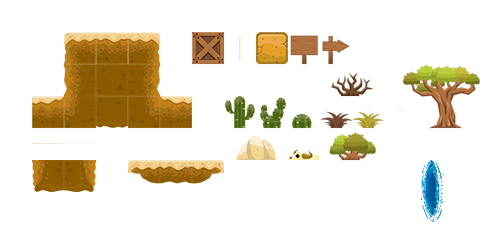
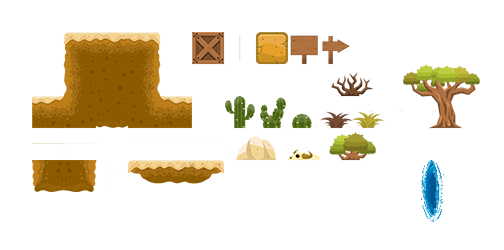
Layer changes from the first (504, 250) image to the second:
painted on "Capa 2" over [62, 151, 66, 188]
painted on "Capa 1" over [61, 39, 196, 188]
